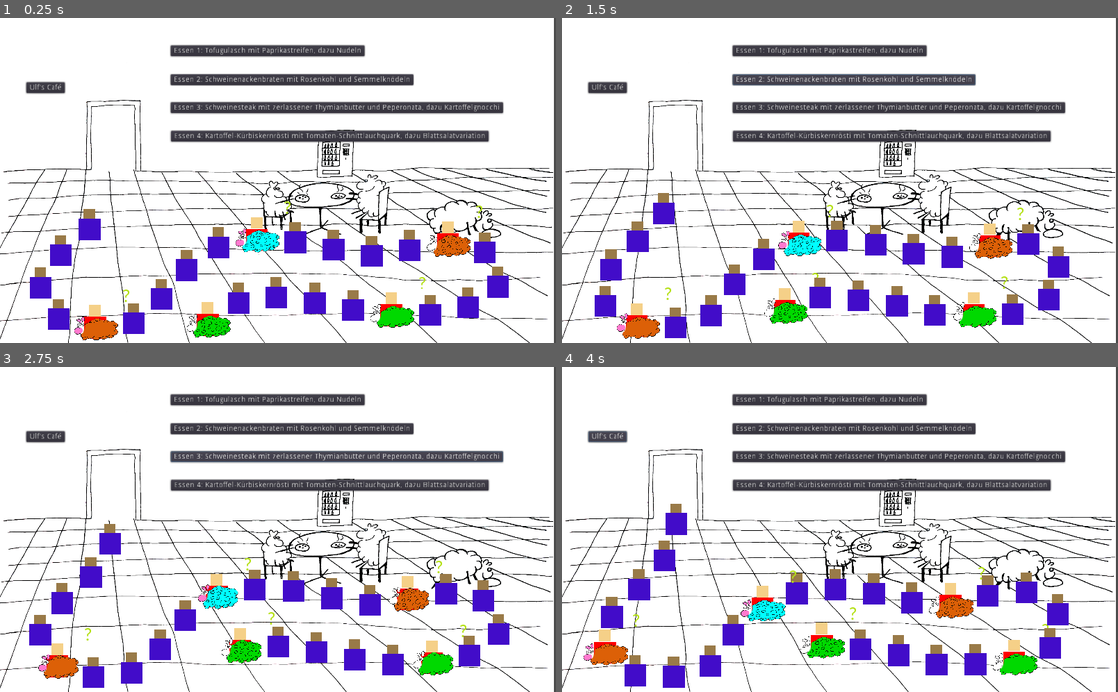
Above: before the commit, frames 1-4 (two rows, left to right).
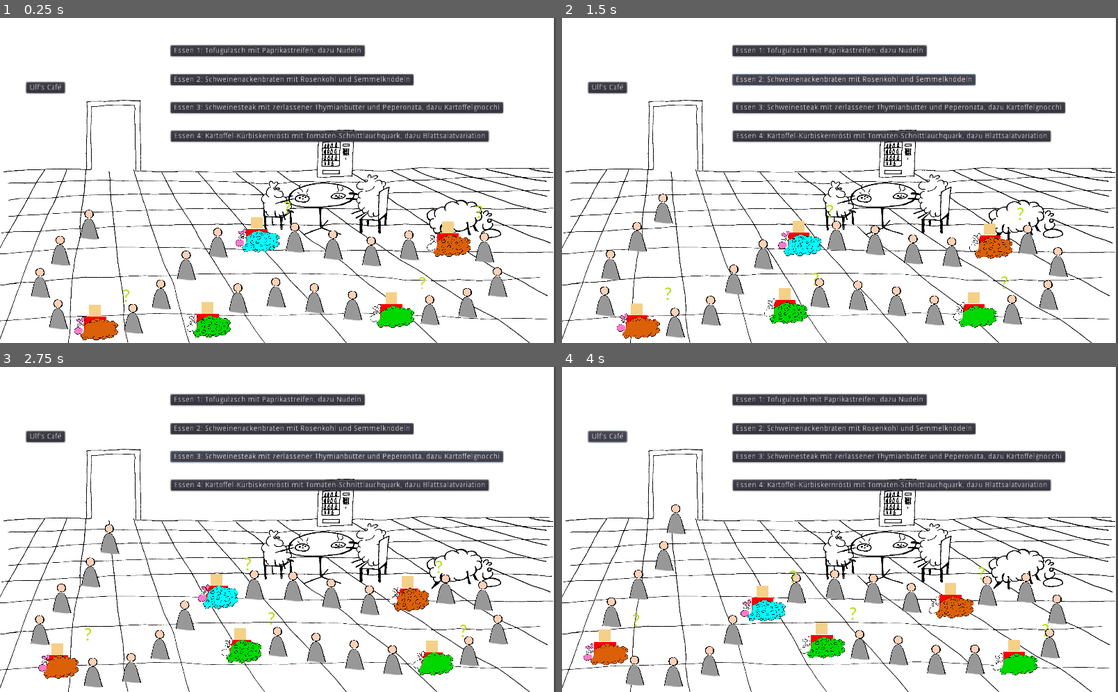
Above: after the commit, the same moments.

Repository: onsetsu/HPIGameJam
Game: Godot game, scene res://Scenes/Mensa.tscn
Same seed, same stepped clock (60 frames per second), same inputs: the game is played once before the commit and once after it.
Inputs:
- Up to frame 1 (0.25 s): no input
- Up to frame 2 (1.5 s): click "Essen 1: Tofugulasch mit Papr…" at 0.5 s; click "Essen 2: Schweinenackenbraten…" at 1.25 s
- Up to frame 3 (2.75 s): click "Essen 3: Schweinesteak mit ze…" at 2 s
- Up to frame 4 (4 s): click "Essen 4: Kartoffel-Kürbiskern…" at 2.75 s; click "Ulf's Café" at 3.5 s

The runs differ from the first frame. In frame 1, 6.4% of the frame differs, in the area x 5-92%, y 58-98%; in frame 2, 6.3%; in frame 3, 6.3%; in frame 4, 6.4%, in the area x 7-92%, y 42-99%.

Commit message:
Menschengrafik eingebunden

Diff:
--- a/Scenes/Person.tscn
+++ b/Scenes/Person.tscn
@@ -1,20 +1,12 @@
-[gd_scene load_steps=2 format=2]
+[gd_scene load_steps=3 format=2]
 
 [ext_resource path="res://Scripts/Person.gd" type="Script" id=1]
+[ext_resource path="res://Sprites/someGuy.png" type="Texture" id=2]
 
 [node name="Person" type="Node2D"]
 script = ExtResource( 1 )
 
-[node name="body" type="ColorRect" parent="."]
-margin_left = -19.0
-margin_top = -19.0
-margin_right = 21.0
-margin_bottom = 21.0
-color = Color( 0.262745, 0.0509804, 0.792157, 1 )
-
-[node name="head" type="ColorRect" parent="."]
-margin_left = -9.5
-margin_top = -35.9
-margin_right = 11.5
-margin_bottom = -18.9
-color = Color( 0.603922, 0.482353, 0.286275, 1 )
+[node name="Sprite" type="Sprite" parent="."]
+position = Vector2( 0, -8.184 )
+scale = Vector2( 0.0422239, 0.0422239 )
+texture = ExtResource( 2 )
